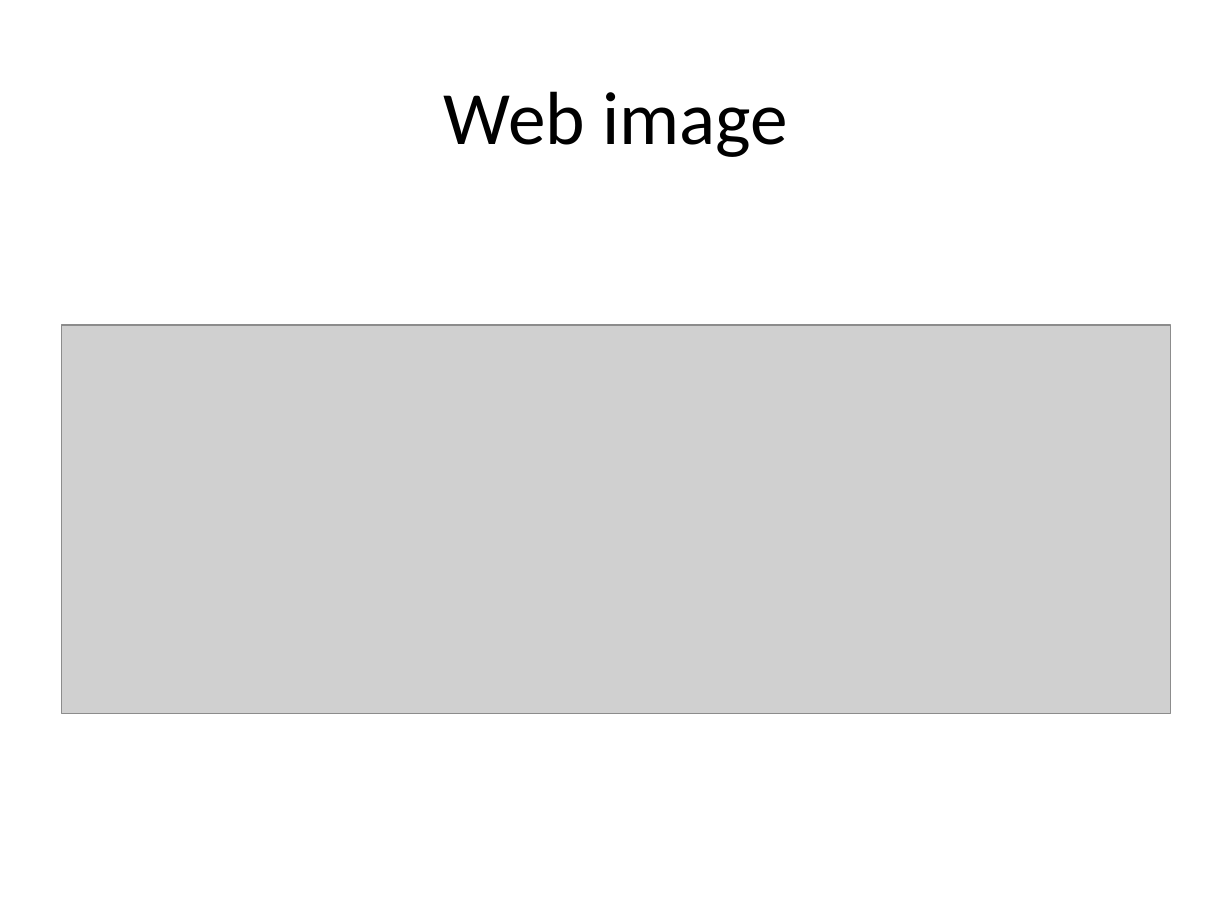
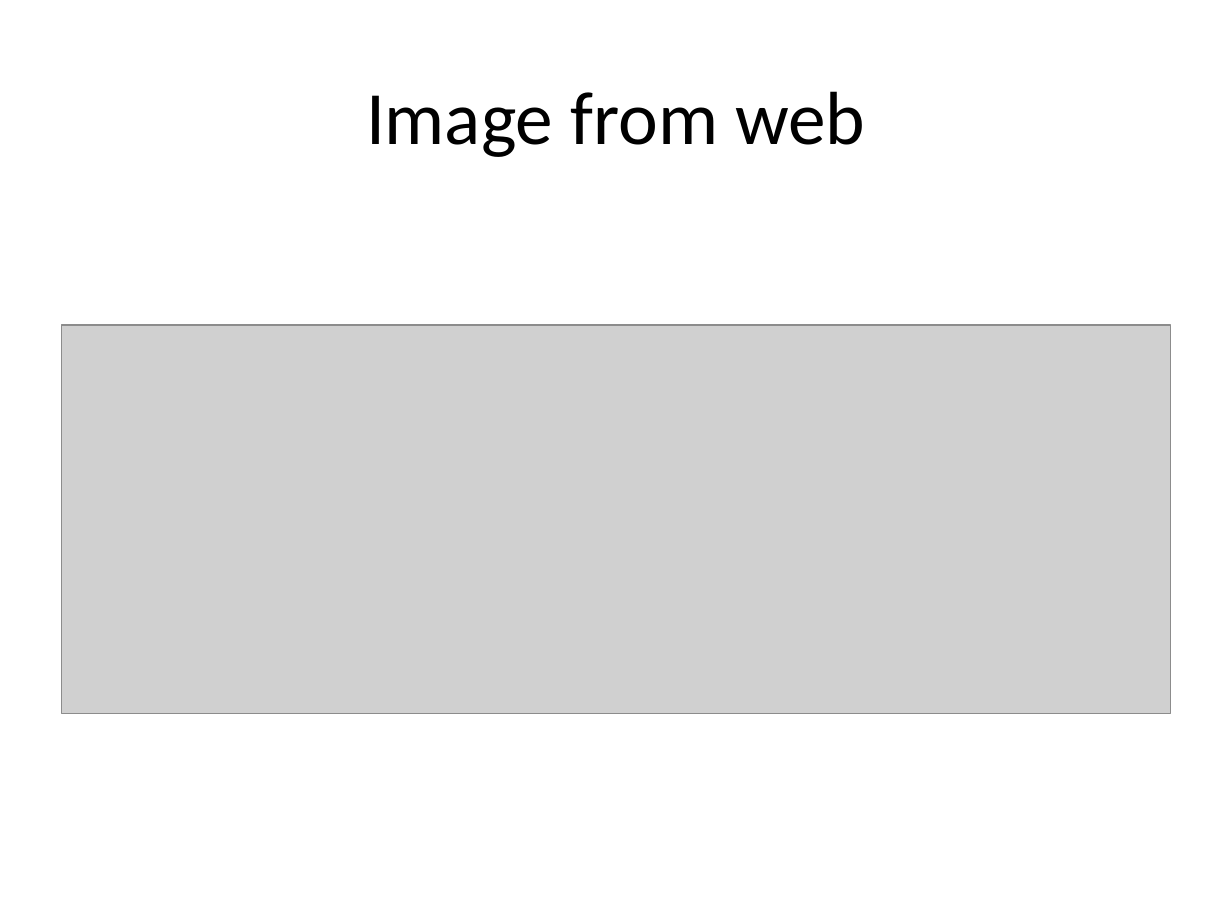
Before and after one commit to sol-eng/powerpoint, a slide deck: slide 7 of tutorial/2d-images-and-tables.pptx (slide 8 before the commit). Drawn at 1232x924 pixels with LibreOffice and Linux fonts; fonts in the diff are those of the drawing; grey boxes stand for pictures. Boxes give left, top, right and bottom in pixels: in the first picture for what was removed or moved away, otherwise in the second. Text is boxed around its words. In the diff, an @@ line names an element or a change of style, - is before the commit and + after.

Commit message:
updated images and tables

```diff
--- a/tutorial/2d-images-and-tables.pptx
+++ b/tutorial/2d-images-and-tables.pptx
@@ title at (366,91,865,157): text changed @@
-Web image
+Image from web
```
Also in this commit, not shown: 5 other slides changed, 4 slides added, 1 slide removed, 1 other file.
